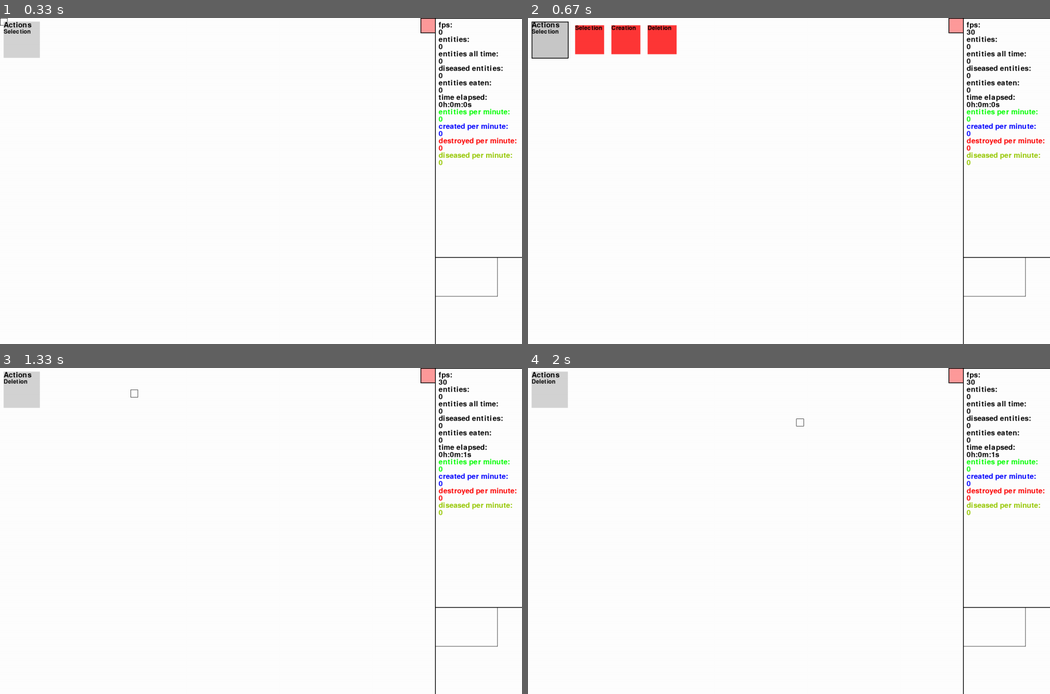
Above: before the commit, frames 1-4 (two rows, left to right).
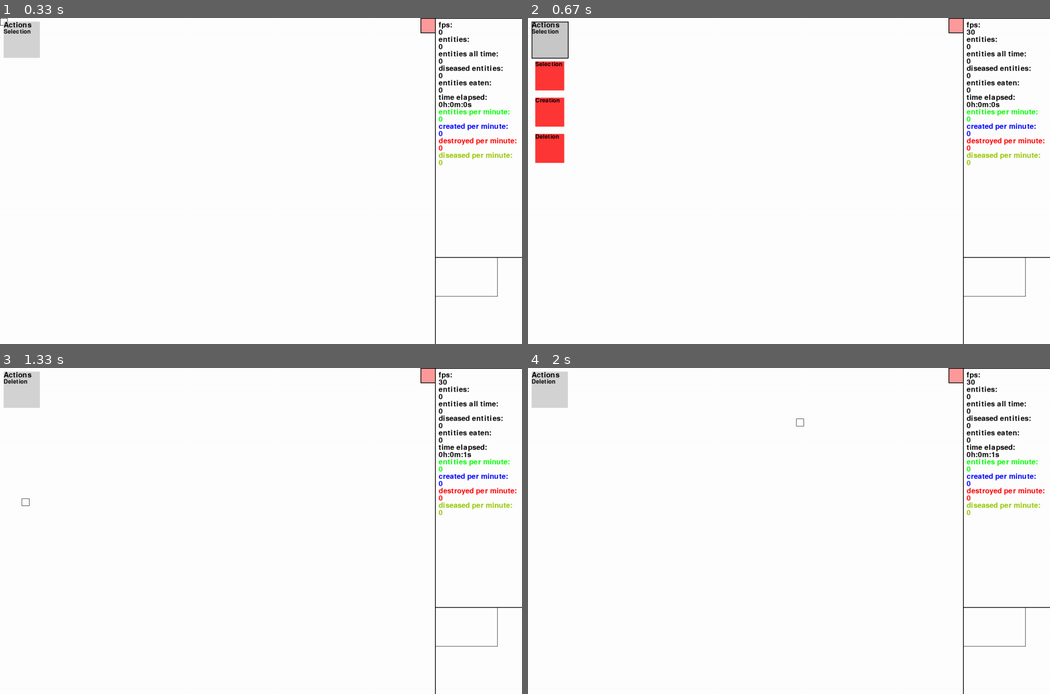
Above: after the commit, the same moments.

Repository: sbwhitt/pygame-life-simulation
Game: pygame game, started from main.py
Same seed, same stepped clock (60 frames per second), same inputs: the game is played once before the commit and once after it.
Inputs (mouse positions are in pixels of both pictures, inside the frame that each line leads up to):
- Up to frame 1 (0.33 s): no input
- Up to frame 2 (0.67 s): click "Actions" at 0.38 s
- Up to frame 3 (1.33 s): tap Enter at 0.67 s; click "Deletion" at 1.05 s
- Up to frame 4 (2 s): click (982, 645) at 1.38 s; click (799, 420) at 1.72 s

Frame 1 is identical in both runs. In frame 2, 3.1% of the frame differs, in the area x 1-29%, y 2-45%; in frame 3, less than 0.1%; in frame 4, nothing differs.

Commit message:
change picker menu direction

Diff:
--- a/src/interface/picker_menu.py
+++ b/src/interface/picker_menu.py
@@ -101,8 +101,8 @@
             self.options.append(self._build_option(options[i], i))
 
     def _build_option(self, option: str, offset: int) -> PickerMenuOption:
-        x_off = self.style.WIDTH+(self.style.WIDTH*offset)
-        p_adj = utils.add_twoples(self.pos, (x_off, 0))
+        y_off = self.style.WIDTH+(self.style.WIDTH*offset)
+        p_adj = utils.add_twoples(self.pos, (0, y_off))
         return PickerMenuOption(option, p_adj)
 
     def _pick_option(self, option: PickerMenuOption) -> None:
--- a/src/styles/styles.py
+++ b/src/styles/styles.py
@@ -46,7 +46,7 @@
     WIDTH = 80
     HEIGHT = 80
     COLOR = colors.RED
-    MARGIN = (20, 10)
+    MARGIN = (10, 10)
 
 @dataclass
 class PickerMenuStyle(Style):
